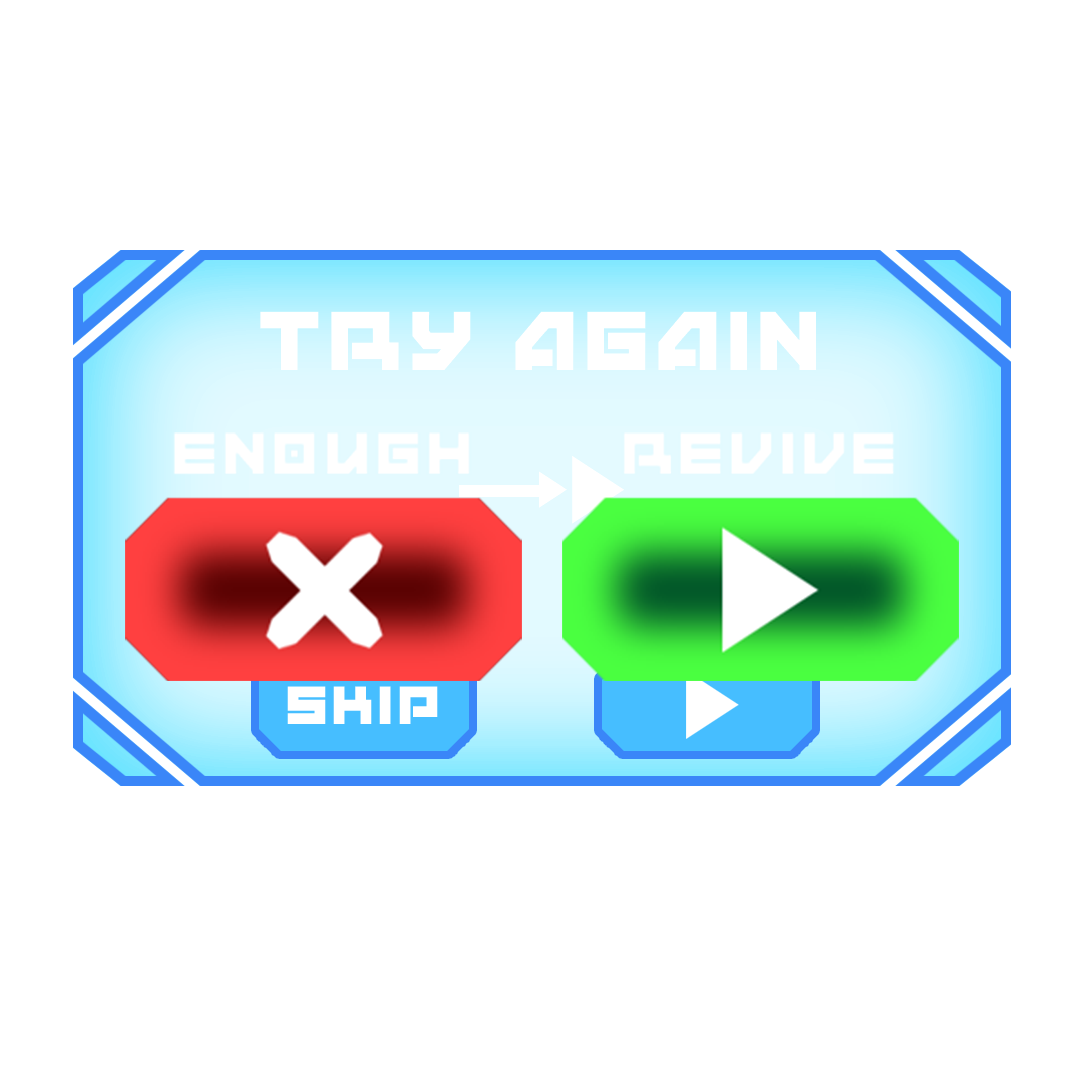
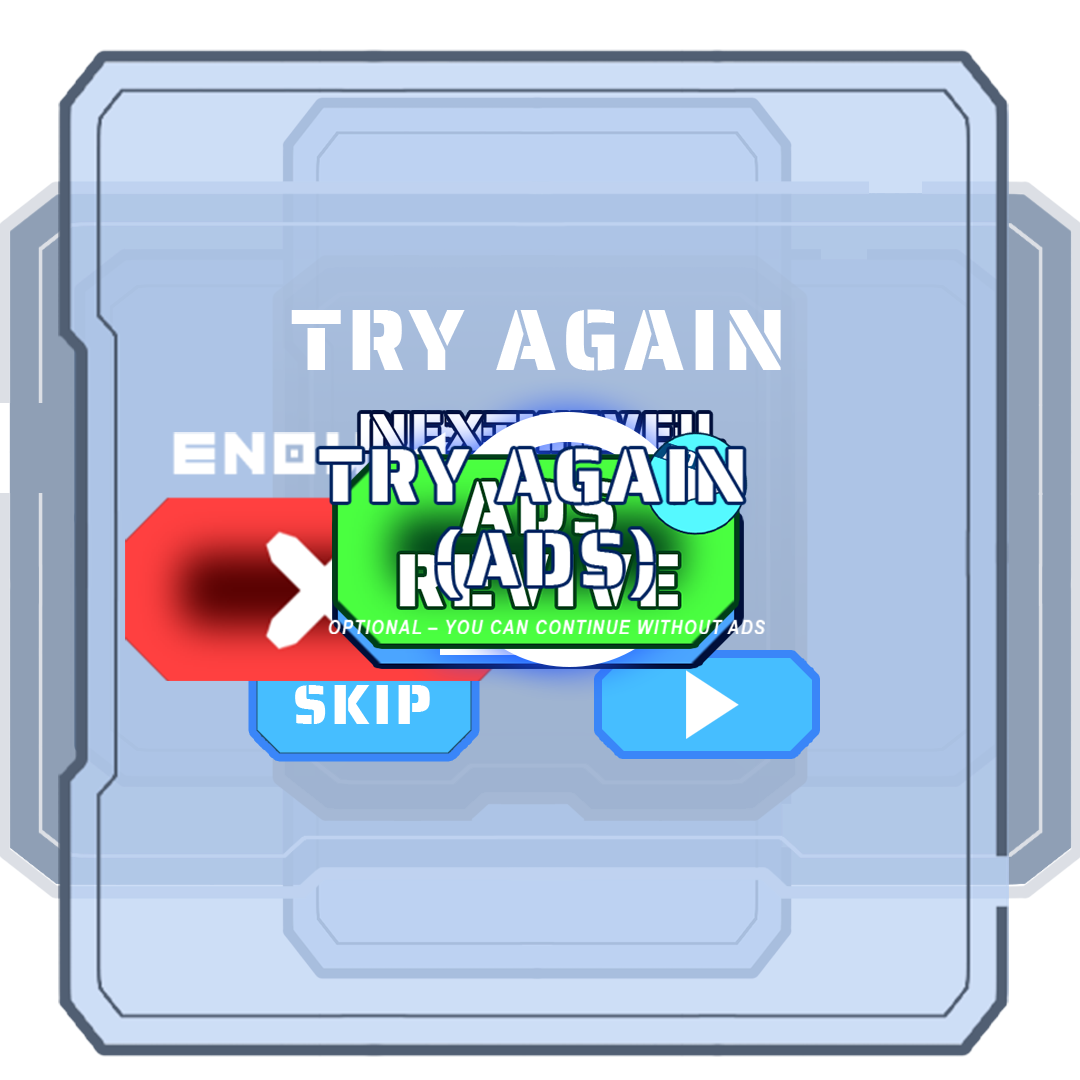
Layer changes from the first (1080, 1080) image to the second:
added layer "Try AGAIN" (1st of 2) above "Try AGAIN" over box(315, 445, 765, 634)
painted on "Try AGAIN" (2nd of 2) over box(260, 309, 816, 371)
hid "Revive_Button" (1st of 2) over box(562, 432, 959, 681)
added layer "Revive_Button" (2nd of 2) above "Layer 3" over box(332, 431, 748, 649)
added layer "Layer 3" above "Layer 2" over box(381, 376, 755, 703)
added layer "Layer 2" above "Reset_Button" over box(324, 400, 642, 692)
added layer "Reset_Button" (1st of 2) above "Reset_Button" over box(332, 410, 740, 669)
added layer "Reset_Button" (2nd of 2) above "ENGOUH_Button" over box(336, 410, 744, 667)
painted on "Skip_Turtorial_Button" over box(252, 651, 476, 758)
added layer "Main_Pannel_User" above "Main_Pannel_Skin_element" over box(58, 49, 1009, 1057)
added layer "Main_Pannel_Skin_element" above "Store_Pannel" over box(272, 254, 808, 823)
added layer "Store_Pannel" above "Main_Pannel_Portrait" over box(0, 180, 1080, 900)
added layer "Main_Pannel_Portrait" above "Khung" over box(282, 96, 792, 980)
painted on "Khung" over box(73, 248, 1011, 788)